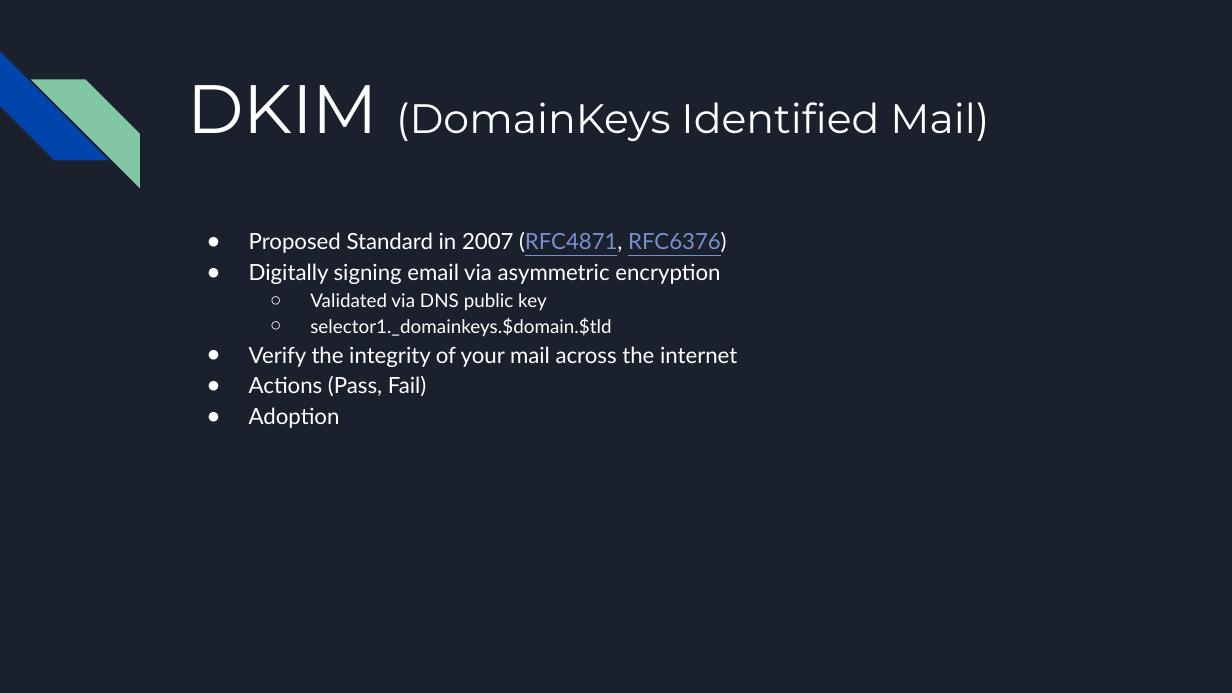
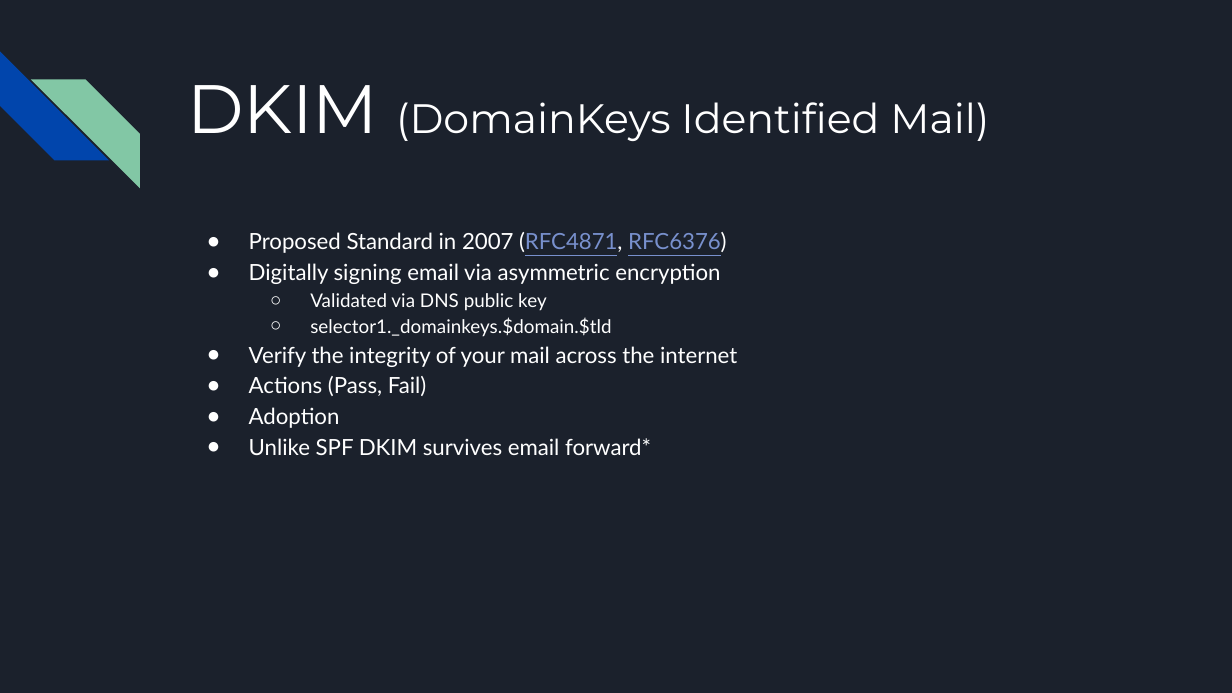
Before and after one commit to wesleykirkland/PowerShell-Email-Security, a slide deck: slide 7 of Presentation/Email Security.pptx (slide 6 before the commit). Drawn at 1232x693 pixels with LibreOffice and Linux fonts; fonts in the diff are those of the drawing. Boxes give left, top, right and bottom in pixels: in the first picture for what was removed or moved away, otherwise in the second. Text is boxed around its words. In the diff, an @@ line names an element or a change of style, - is before the commit and + after.

```diff
--- a/Presentation/Email Security.pptx
+++ b/Presentation/Email Security.pptx
@@ text at (249, 438, 651, 455): paragraph added @@
+● Unlike SPF DKIM survives email forward*
```
Also in this commit, not shown: 10 other slides changed, 4 slides added.
